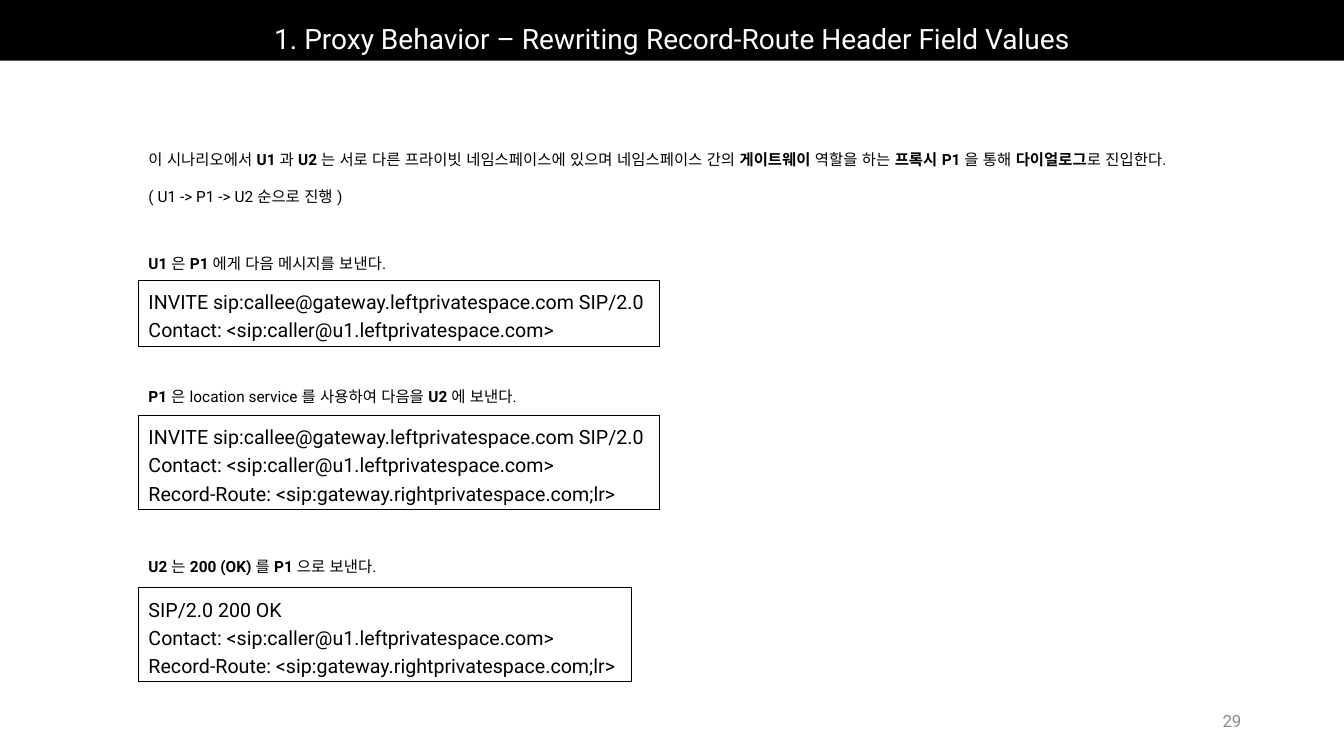
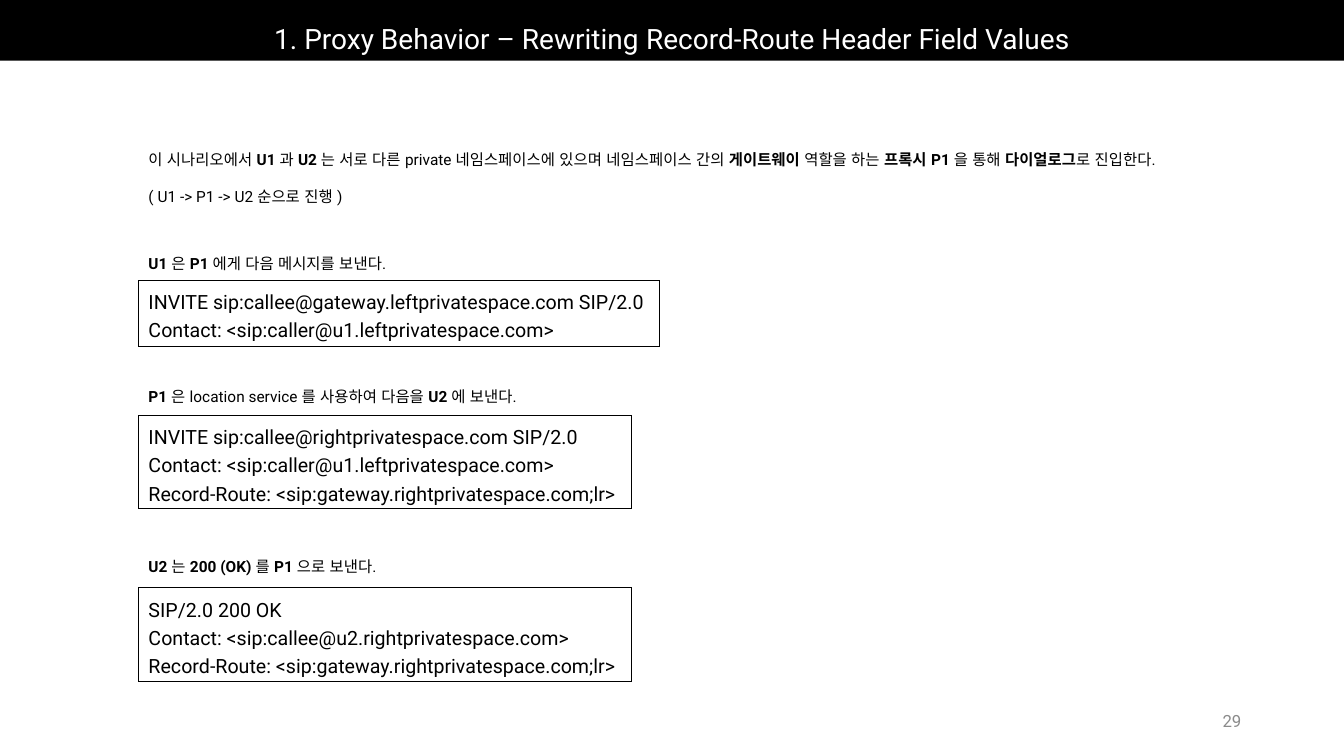
Before and after one commit to Epsilonely/SIP-Survey, a slide deck: slide 29 of 세미나 3차.pptx. Drawn at 1344x756 pixels with LibreOffice and Linux fonts; fonts in the diff are those of the drawing. Boxes give left, top, right and bottom in pixels: in the first picture for what was removed or moved away, otherwise in the second. Text is boxed around its words. In the diff, an @@ line names an element or a change of style, - is before the commit and + after.

```diff
--- a/세미나 3차.pptx
+++ b/세미나 3차.pptx
@@ text at (148,152,1156,168): text changed @@
-이 시나리오에서 U1 과 U2 는 서로 다른 프라이빗 네임스페이스에 있으며 네임스페이스 간의 게이트웨이 역할을 하는 프록시 P1 을 통해 다이얼로그로 진입한다.
+이 시나리오에서 U1 과 U2 는 서로 다른 private 네임스페이스에 있으며 네임스페이스 간의 게이트웨이 역할을 하는 프록시 P1 을 통해 다이얼로그로 진입한다.
@@ rectangle "INVITE sip:callee@rightprivatespace.com SIP/2.0": place and size @@
-rectangle "INVITE sip:callee@rightprivatespace.com SIP/2.0" at (138,415,659,510)
+rectangle "INVITE sip:callee@rightprivatespace.com SIP/2.0" at (138,415,631,509)
@@ text in rectangle at (148,429,578,449): text changed @@
-INVITE sip:callee@gateway.leftprivatespace.com SIP/2.0
+INVITE sip:callee@rightprivatespace.com SIP/2.0
@@ text in rectangle at (148,630,569,650): text changed @@
-Contact: <sip:caller@u1.leftprivatespace.com>
+Contact: <sip:callee@u2.rightprivatespace.com>
```
Also in this commit, not shown: 20 other slides changed, 2 slides added, 1 slide removed.
